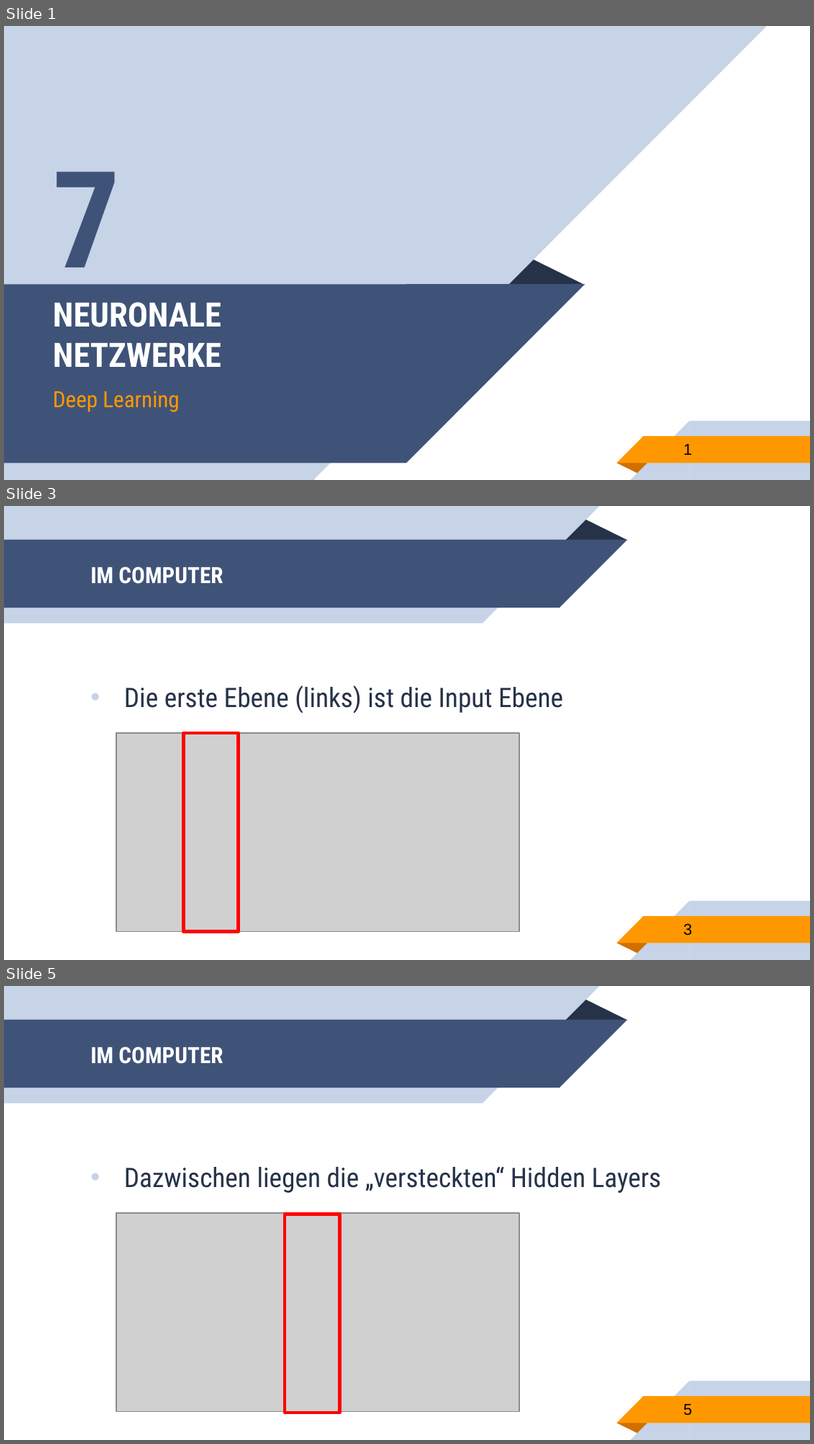
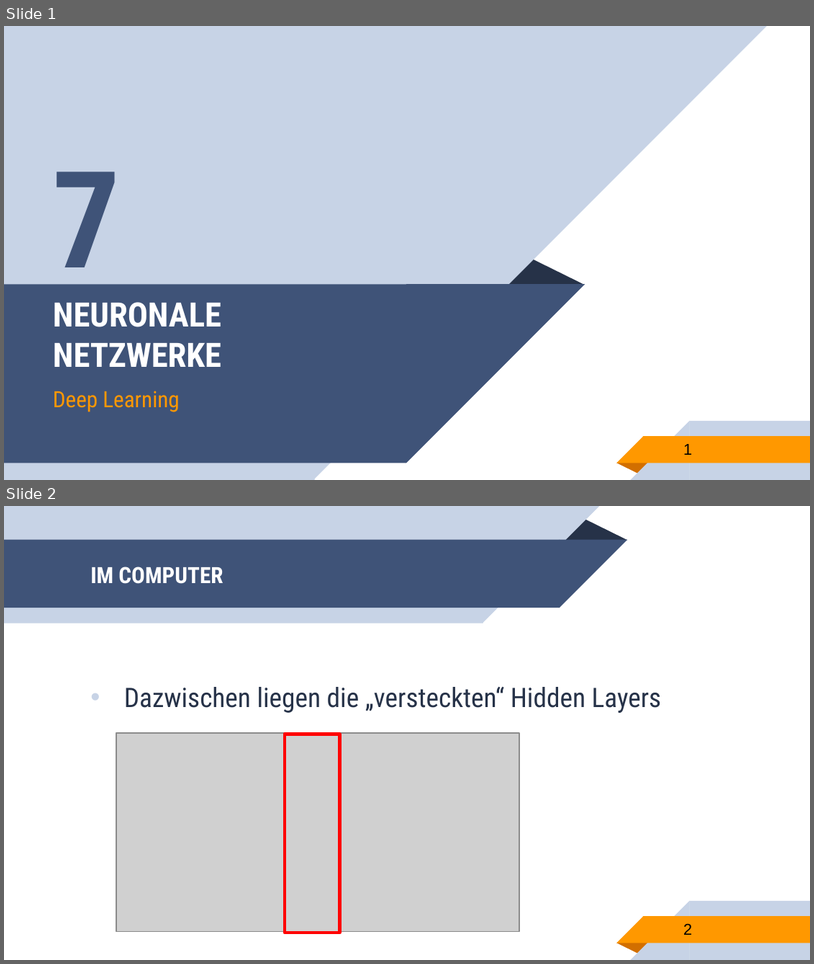
Before and after one commit to franneck94/UdemyML, a slide deck: lectures/DeepNeuralNetworks.pptx. Shown one above the other, each under a label of ours: slides 1, 3 and 5 before the commit, slides 1 and 2 after it; the slides between them are not shown. The pictures are 814x1444 and 814x964 pixels, drawn with LibreOffice and Linux fonts; fonts in the diff are those of the drawing; grey boxes stand for pictures. Boxes give left, top, right and bottom in pixels: in the first picture for what was removed or moved away, otherwise in the second. Text is boxed around its words. In the diff, an @@ line names an element or a change of style, - is before the commit and + after.

```diff
--- a/lectures/DeepNeuralNetworks.pptx
+++ b/lectures/DeepNeuralNetworks.pptx
@@ slide 3 removed at (4,506,810,960), background #FFFFFF; not listed: 10 template elements that a slide beside it also shows @@
@@ title removed at (90,566,223,584) @@
-IM COMPUTER
@@ text removed at (124,685,563,713) @@
-• Die erste Ebene (links) ist die Input Ebene
@@ picture removed at (116,733,520,931) @@
@@ rectangle removed at (184,733,239,931) @@
@@ page number removed at (684,923,692,935) @@
-3
@@ what was slide 5 is now slide 2 @@
@@ page number at (684,923,692,934): text changed @@
-5
+2
```
Also in this commit, not shown: 2 other slides removed, 2 other files.
